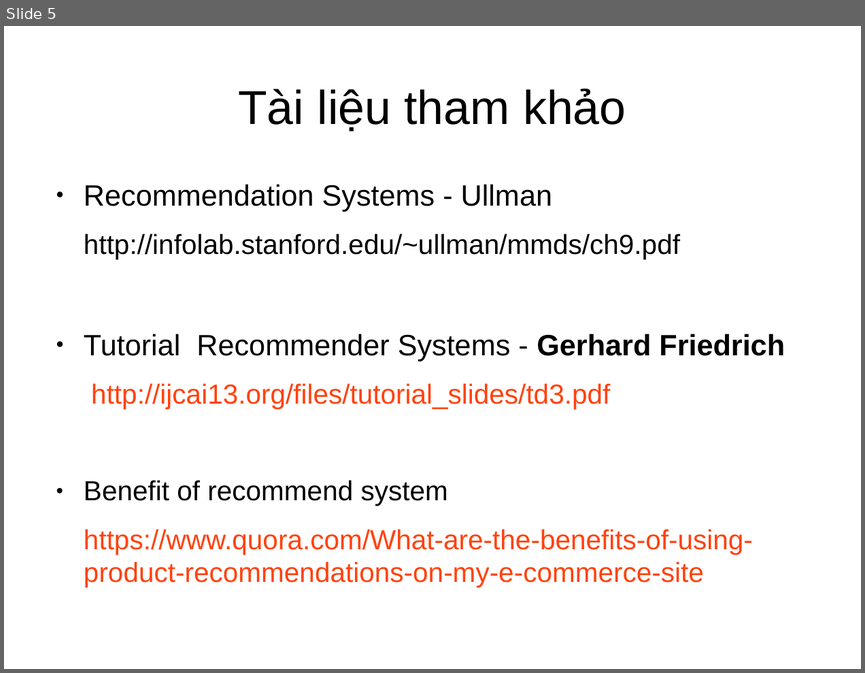
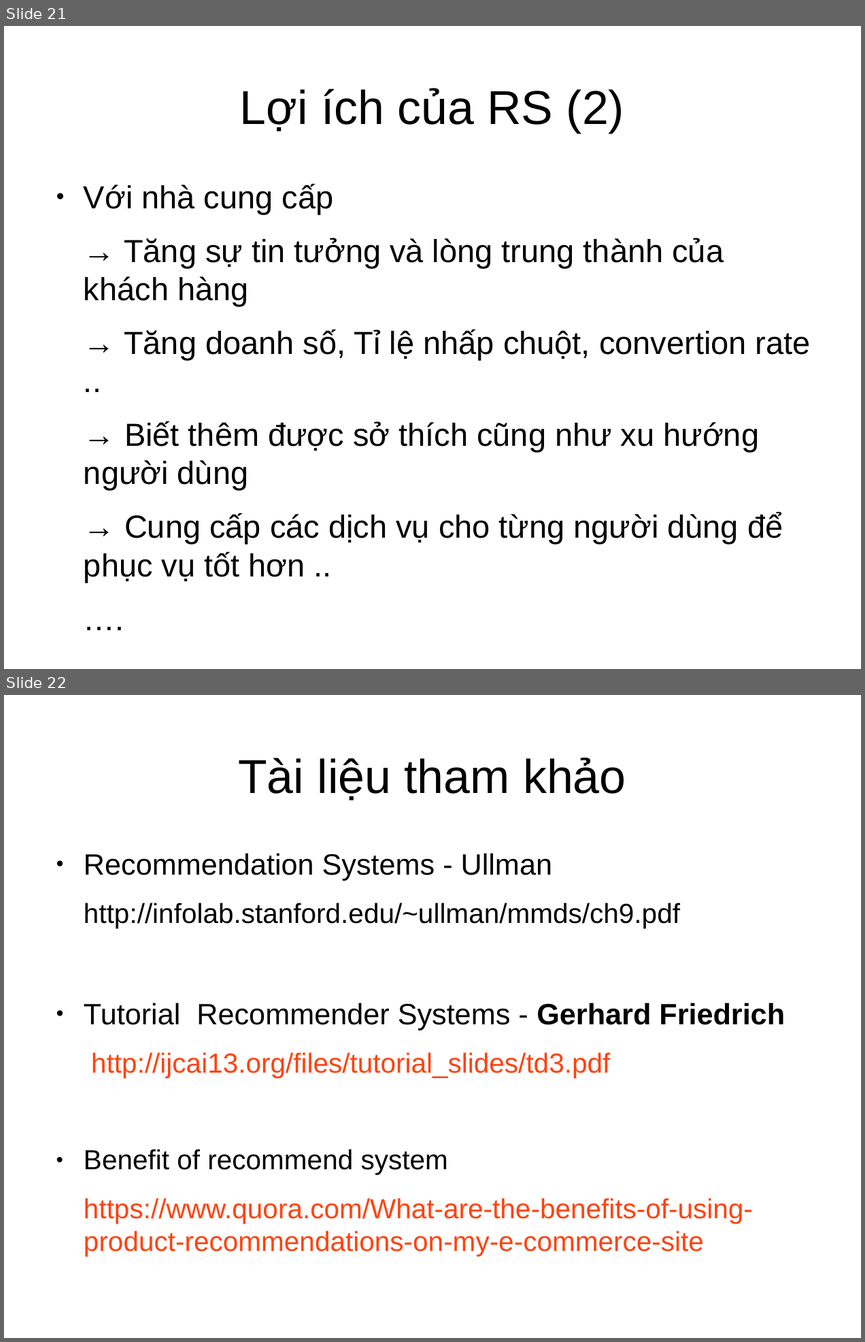
Before and after one commit to dungyeutrang/document, a slide deck: RS.odp. Shown one above the other, each under a label of ours: slide 5 before the commit, slides 21 and 22 after it. The pictures are 865x673 and 865x1342 pixels, drawn with LibreOffice and Linux fonts; fonts in the diff are those of the drawing. Boxes give left, top, right and bottom in pixels: in the first picture for what was removed or moved away, otherwise in the second. Text is boxed around its words. In the diff, an @@ line names an element or a change of style, - is before the commit and + after.

```diff
--- a/RS.odp
+++ b/RS.odp
@@ slide 21 added at [4, 26, 861, 669], background #FFFFFF @@
@@ title added at [240, 88, 624, 133], 44 pt, text #000000 @@
+Lợi ích của RS (2)
@@ text added at [84, 184, 810, 543], 29.6 pt, text #000000 @@
+● Với nhà cung cấp
+→ Tăng sự tin tưởng và lòng trung thành của khách hàng
+→ Tăng doanh số, Tỉ lệ nhấp chuột, convertion rate ..
+→ Biết thêm được sở thích cũng như xu hướng người dùng
+→ Cung cấp các dịch vụ cho từng người dùng để phục vụ tốt hơn ..
+….
@@ what was slide 5 is now slide 22 @@
```
Also in this commit, not shown: 1 slide changed, 17 other slides added, 1 slide removed, 1 other file.
